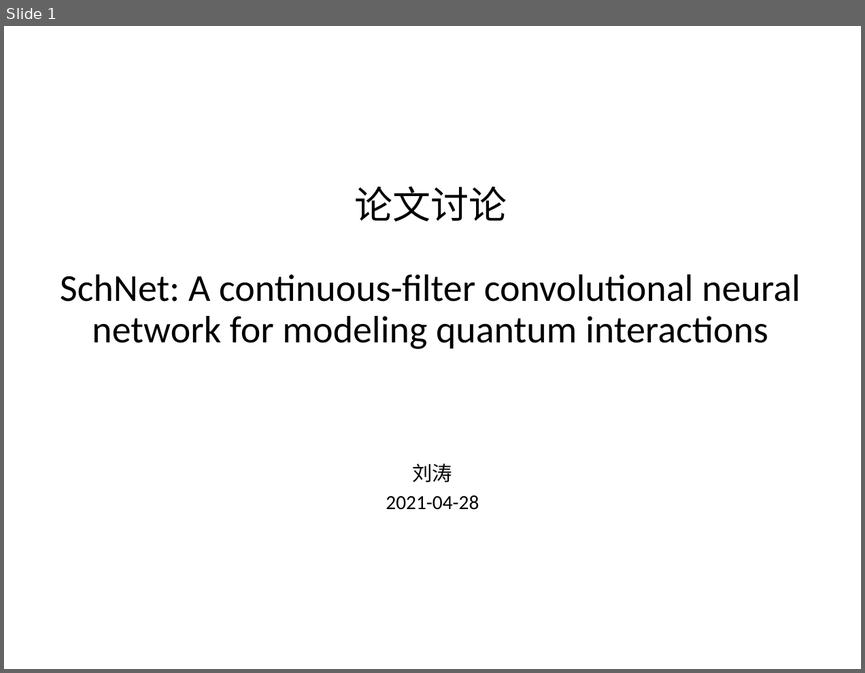
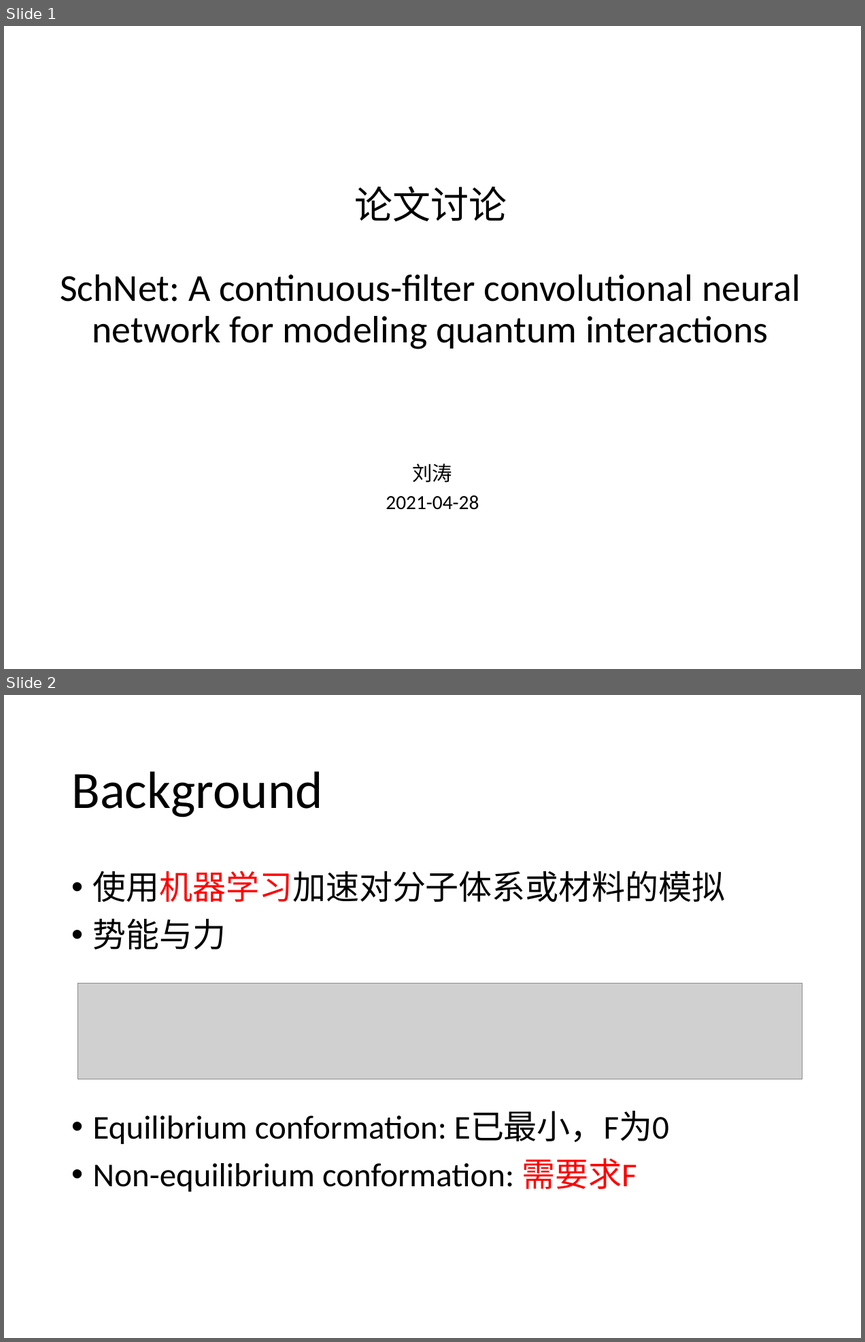
Before and after one commit to jiaweile/discussion-hpc-ai, a slide deck: LearningMaterials/week5/SchNet.pptx. Shown one above the other, each under a label of ours: slide 1 before the commit, slides 1 and 2 after it. The pictures are 865x673 and 865x1342 pixels, drawn with LibreOffice and Linux fonts; fonts in the diff are those of the drawing; grey boxes stand for pictures. Boxes give left, top, right and bottom in pixels: in the first picture for what was removed or moved away, otherwise in the second. Text is boxed around its words. In the diff, an @@ line names an element or a change of style, - is before the commit and + after.

```diff
--- a/LearningMaterials/week5/SchNet.pptx
+++ b/LearningMaterials/week5/SchNet.pptx
@@ slide 2 added at [4,695,861,1338], background #FFFFFF @@
@@ title added at [71,771,323,817], 44 pt, text #000000 @@
+Background
@@ text added at [93,870,725,1191], 28 pt, text #000000 @@
+• 使用机器学习加速对分子体系或材料的模拟
+• 势能与力
+• Equilibrium conformation: E已最小，F为0
+• Non-equilibrium conformation: 需要求F
@@ picture added at [77,983,802,1079] @@
```
Also in this commit, not shown: 12 slides changed, 8 other slides added, 1 slide removed.
